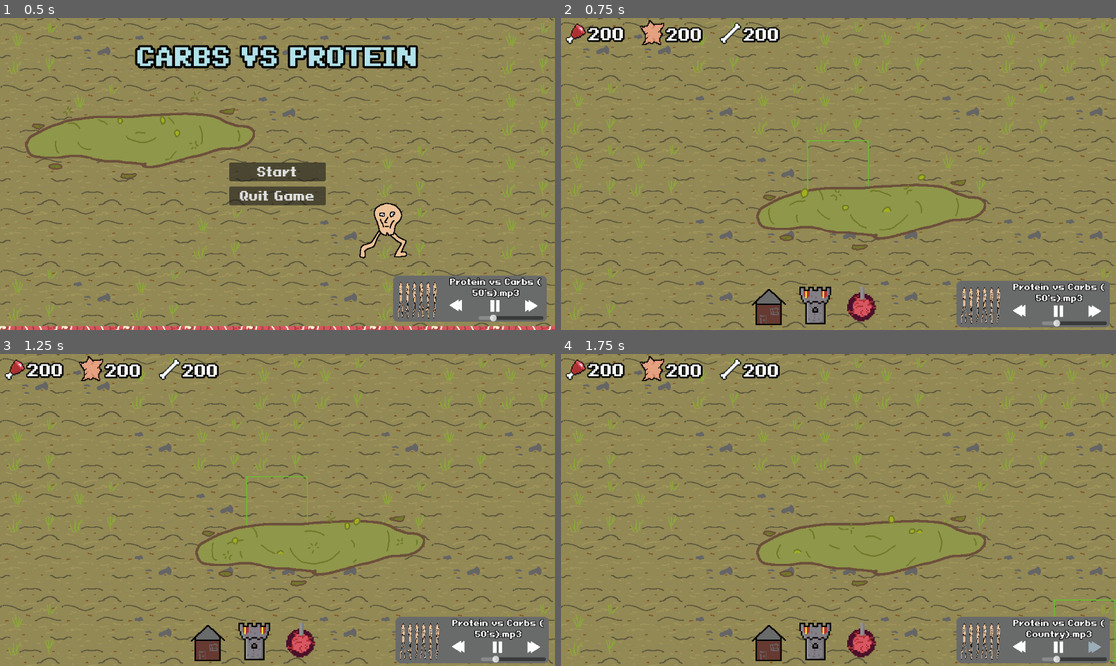
Above: before the commit, frames 1-4 (two rows, left to right).
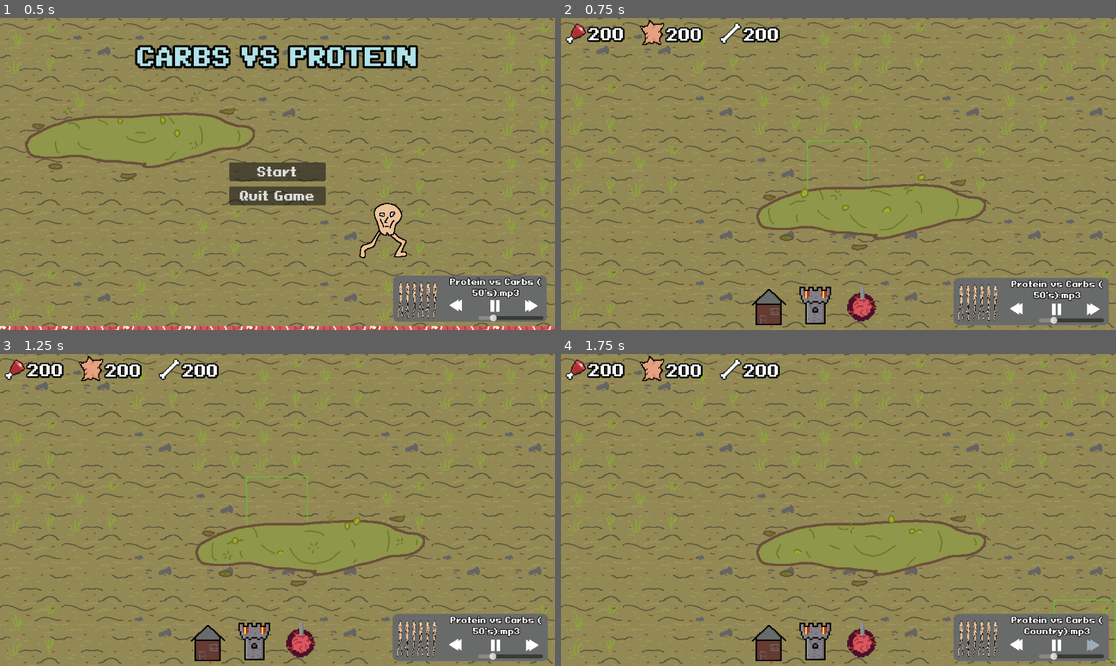
Above: after the commit, the same moments.

Repository: PhilipSBeck/Ludum-Dare-56
Game: Godot game, scene res://Levels/TitleScreen.tscn
Same seed, same stepped clock (60 frames per second), same inputs: the game is played once before the commit and once after it. Sound files missing from this copy of the repository are replaced by a short silence.
Inputs (mouse positions are in pixels of both pictures, inside the frame that each line leads up to; where the layout moved, square brackets give the same spot in the first picture):
- Up to frame 1 (0.5 s): no input
- Up to frame 2 (0.75 s): click "Start" at 0.5 s
- Up to frame 3 (1.25 s): no input
- Up to frame 4 (1.75 s): click (1093, 644) [1093, 647] at 1.25 s

Frame 1 is identical in both runs. In frame 2, 2.1% of the frame differs, in the area x 70-99%, y 83-100%; in frame 3, 2.1%; in frame 4, 2.1%.

Commit message:
Move music back to main

Diff:
--- a/HUD/mainHUD.tscn
+++ b/HUD/mainHUD.tscn
@@ -9,7 +9,6 @@
 [ext_resource type="Texture2D" uid="uid://dy0hli3o6o1kv" path="res://Art/HUD Icons/Selector.png" id="7_3oheq"]
 [ext_resource type="Texture2D" uid="uid://0jrekgsa606j" path="res://Art/HUD Icons/turreticon.png" id="8_qvykq"]
 [ext_resource type="Texture2D" uid="uid://k67ljc32f8rs" path="res://Art/HUD Icons/HouseIcon.png" id="9_kpy8x"]
-[ext_resource type="PackedScene" uid="uid://6vty7eyxcx7o" path="res://HUD/MusicPlayerWidget.tscn" id="9_krd8q"]
 
 [node name="MainHud" type="CanvasLayer"]
 script = ExtResource("1_m2r5h")
@@ -191,19 +190,6 @@
 "
 horizontal_alignment = 1
 vertical_alignment = 1
-
-[node name="MusicPlayerWidget" parent="." instance=ExtResource("9_krd8q")]
-anchors_preset = 3
-anchor_left = 1.0
-anchor_top = 1.0
-anchor_right = 1.0
-anchor_bottom = 1.0
-offset_left = -332.0
-offset_top = -103.0
-offset_right = -8.0
-offset_bottom = -5.0
-grow_horizontal = 0
-grow_vertical = 0
 
 [connection signal="mouse_entered" from="Hotbar/TowerPlaceBtn" to="." method="_on_tower_place_btn_hover"]
 [connection signal="mouse_exited" from="Hotbar/TowerPlaceBtn" to="." method="_on_tower_place_btn_unhover"]
--- a/Levels/main.tscn
+++ b/Levels/main.tscn
@@ -10,6 +10,7 @@
 [ext_resource type="PackedScene" uid="uid://v74l8i6gpmfc" path="res://HUD/mainHUD.tscn" id="7_j582s"]
 [ext_resource type="Script" path="res://Scripts/Units/Enemies/enemies.gd" id="7_nfqvv"]
 [ext_resource type="PackedScene" uid="uid://gl5n4qwltrfa" path="res://Unit/Enemy.tscn" id="8_yb52r"]
+[ext_resource type="PackedScene" uid="uid://6vty7eyxcx7o" path="res://HUD/MusicPlayerWidget.tscn" id="11_xewl6"]
 
 [node name="Main" type="Node"]
 script = ExtResource("1_vq540")
@@ -43,6 +44,22 @@
 
 [node name="Scrotes" type="Node2D" parent="."]
 
+[node name="CanvasLayer" type="CanvasLayer" parent="."]
+process_mode = 3
+
+[node name="MusicPlayerWidget" parent="CanvasLayer" instance=ExtResource("11_xewl6")]
+anchors_preset = 3
+anchor_left = 1.0
+anchor_top = 1.0
+anchor_right = 1.0
+anchor_bottom = 1.0
+offset_left = -338.0
+offset_top = -109.0
+offset_right = 0.0
+offset_bottom = 0.0
+grow_horizontal = 0
+grow_vertical = 0
+
 [connection signal="houseSelected" from="MainHud" to="." method="_on_main_hud_house_selected"]
 [connection signal="towerSelected" from="MainHud" to="." method="_on_main_hud_tower_selected"]
 [connection signal="turretSelected" from="MainHud" to="." method="_on_main_hud_turret_selected"]
Not shown: 1 places in HUD/mainHUD.tscn that only renumber resources
Not shown: 1 places in Levels/main.tscn that only renumber resources
